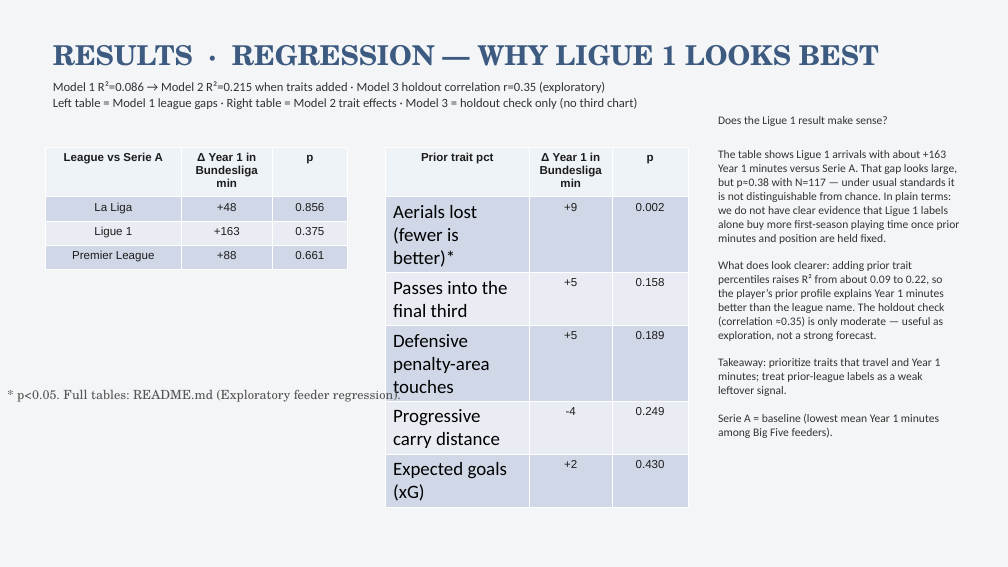
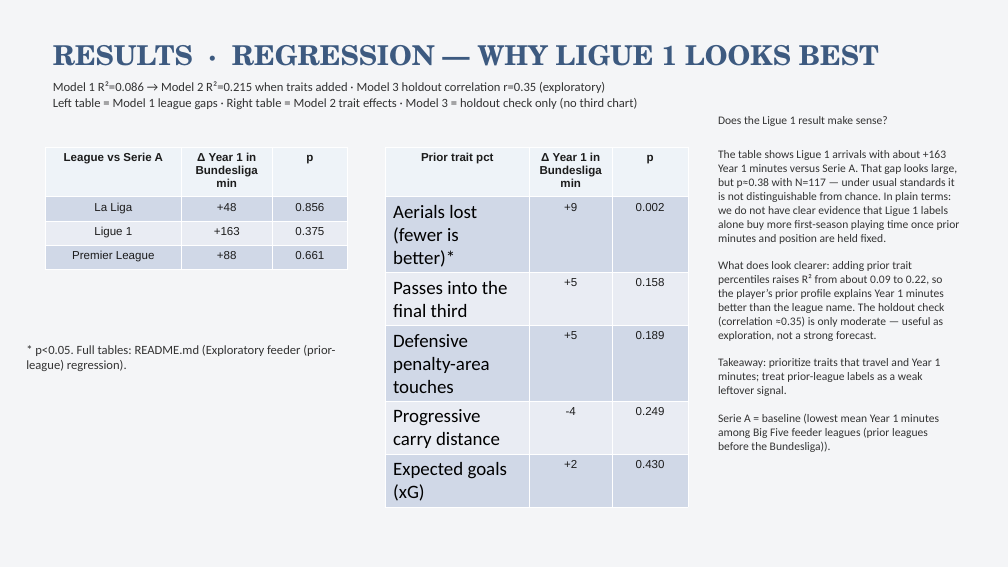
Before and after one commit to colbymorris08/bundesliga-transfer-traits, a slide deck: slide 19 of bundesliga_transfer_traits.pptx. Drawn at 1008x567 pixels with LibreOffice and Linux fonts; fonts in the diff are those of the drawing. Boxes give left, top, right and bottom in pixels: in the first picture for what was removed or moved away, otherwise in the second. Text is boxed around its words. In the diff, an @@ line names an element or a change of style, - is before the commit and + after.

```diff
--- a/bundesliga_transfer_traits.pptx
+++ b/bundesliga_transfer_traits.pptx
@@ text at <box>26,345,335,371</box>: text changed; font TeX Gyre Schola to Calibri; text colour #555555 to #333333 @@
-* p<0.05. Full tables: README.md (Exploratory feeder regression).
+* p<0.05. Full tables: README.md (Exploratory feeder (prior-league) regression).
@@ text at <box>718,414,939,452</box>: text changed @@
-Serie A = baseline (lowest mean Year 1 minutes among Big Five feeders).
+Serie A = baseline (lowest mean Year 1 minutes among Big Five feeder leagues (prior leagues before the Bundesliga)).
```
Also in this commit, not shown: 9 other slides changed.
